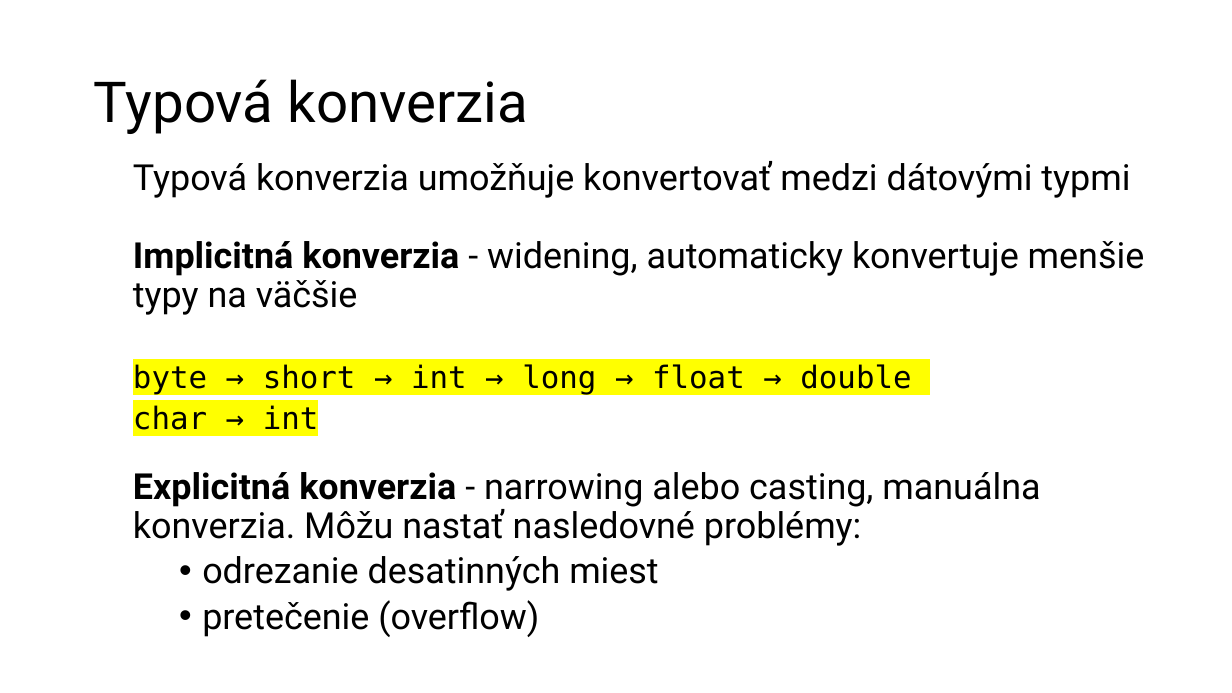
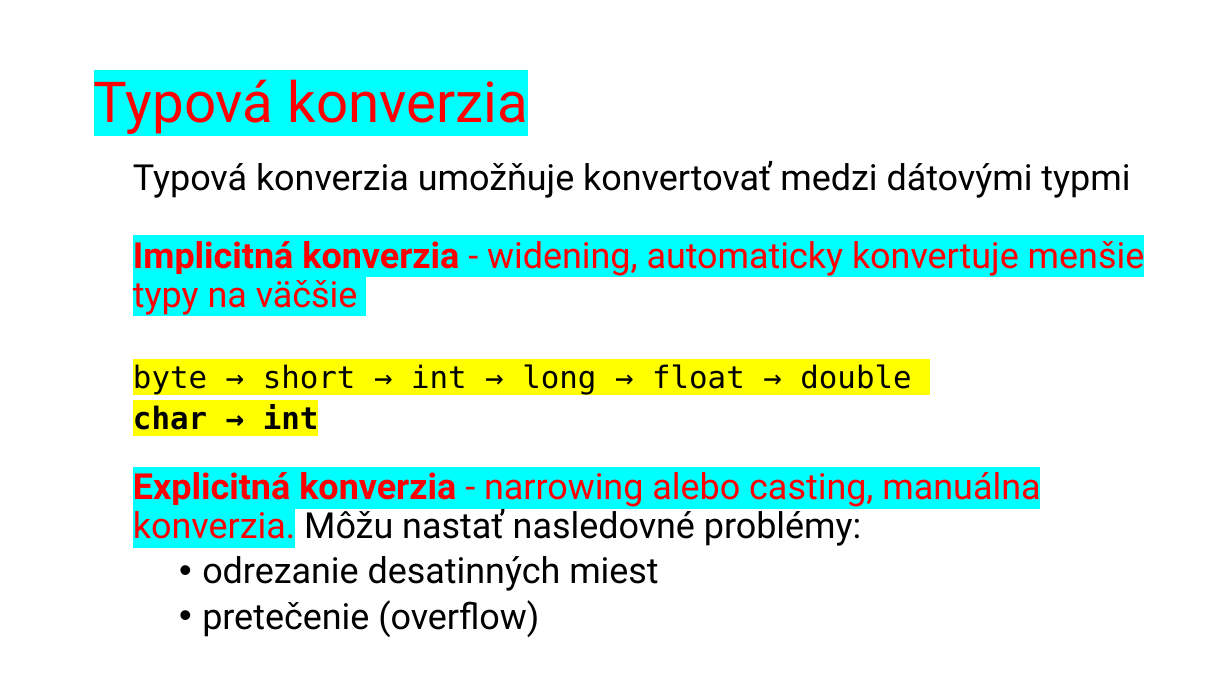
Before and after one commit to wagjo/oop, a slide deck: slide 5 of prezentacie/c05w.pptx. Drawn at 1232x693 pixels with LibreOffice and Linux fonts; fonts in the diff are those of the drawing. Boxes give left, top, right and bottom in pixels: in the first picture for what was removed or moved away, otherwise in the second. Text is boxed around its words. In the diff, an @@ line names an element or a change of style, - is before the commit and + after.

```diff
--- a/prezentacie/c05w.pptx
+++ b/prezentacie/c05w.pptx
@@ title "Typová konverzia" at box(94, 79, 527, 134): text colour #000000 to #FF0000, highlight none to #00FFFF @@
@@ text at box(133, 235, 1145, 546): text colour #000000 to #FF0000, highlight none to #00FFFF in "Implicitná konverzia - widening, automaticky konvertuje menš ...", "Explicitná konverzia - narrowing alebo casting, manuálna ..."; bold on in "char → int" @@
```
Also in this commit, not shown: 4 other slides changed, 5 other files.
